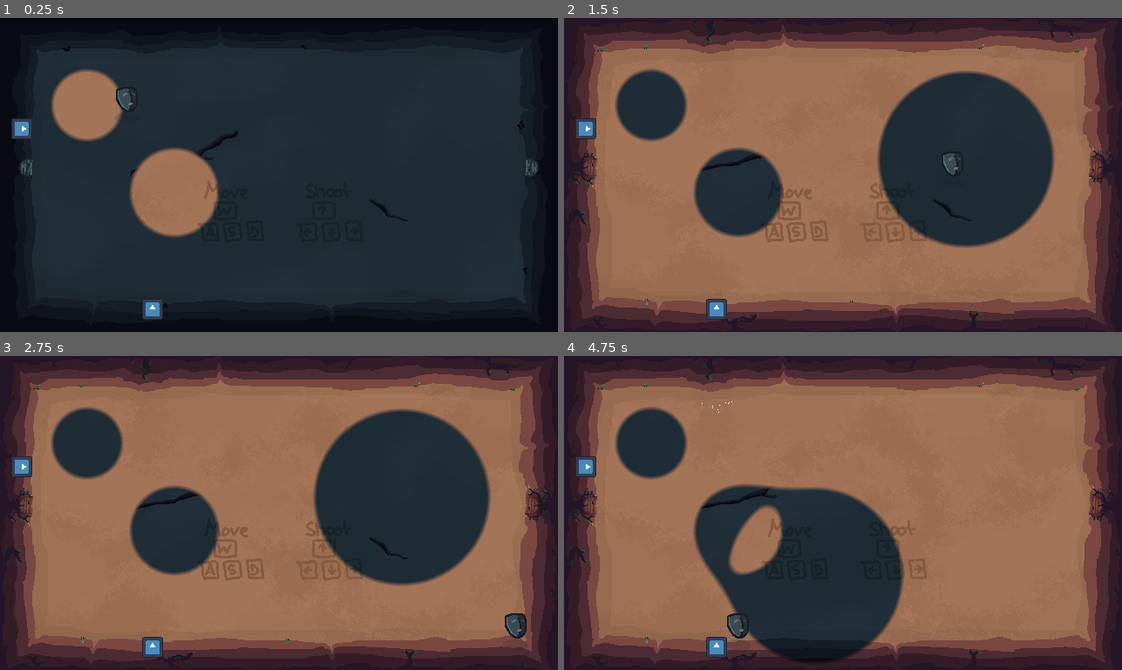
Above: before the commit, frames 1-4 (two rows, left to right).
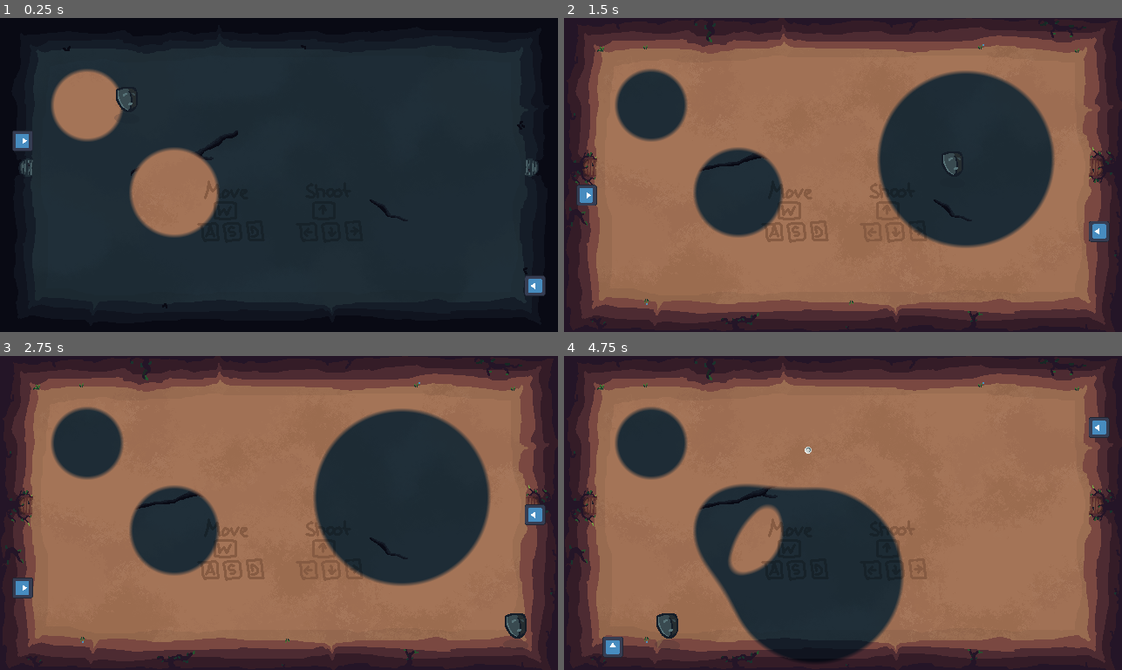
Above: after the commit, the same moments.

Repository: MarcelBlasius/Global-Game-Jam-2026
Game: Godot game, scene res://scenes/marcel/mbl_main_scene.tscn
Same seed, same stepped clock (60 frames per second), same inputs: the game is played once before the commit and once after it. This scene is started directly instead of the project's main scene. The engine's default icon, where the game draws it, is replaced by a stand-in: a white triangle on a blue panel in a dark square.
Inputs (mouse positions are in pixels of both pictures, inside the frame that each line leads up to):
- Up to frame 1 (0.25 s): no input
- Up to frame 2 (1.5 s): tap Enter at 0.5 s; move the mouse to (965, 159) at 0.52 s; hold D (right) 0.53-1.28 s; tap Shift at 0.6 s; click (965, 159) at 0.67 s; move the mouse to (731, 190) at 1.27 s; hold S (down) from 1.28 s (still down); tap Ctrl at 1.35 s
- Up to frame 3 (2.75 s): move the mouse to (334, 443) at 2.02 s; release S (down) at 2.03 s; hold D (right) from 2.03 s (still down); tap Shift at 2.1 s
- Up to frame 4 (4.75 s): move the mouse to (815, 575) at 2.77 s; release D (right) at 2.78 s; hold Up (shoot up) 2.78-3.53 s; tap Ctrl at 2.85, 4.35 s; click (815, 575) at 2.92 s; move the mouse to (1010, 560) at 3.52 s; hold A (left) from 3.53 s (still down); tap Shift at 3.6 s; move the mouse to (675, 465) at 4.27 s

The runs differ from the first frame. In frame 1, 0.8% of the frame differs, in the area x 2-98%, y 31-96%; in frame 2, 1.0%; in frame 3, 0.9%; in frame 4, 1.5%, in the area x 2-98%, y 14-97%.

Commit message:
arrow trap

Diff:
--- a/spectra/scenes/marcel/mbl_main_scene.tscn
+++ b/spectra/scenes/marcel/mbl_main_scene.tscn
@@ -84,10 +84,10 @@
 parameters/looping = true
 
 [node name="ArrowTrap" parent="." unique_id=494595754 instance=ExtResource("9_57b7u")]
-position = Vector2(25, 127)
+position = Vector2(26, 130)
 rotation = 1.5707964
 fire_rate = 3.0
 
 [node name="ArrowTrap2" parent="." unique_id=420388319 instance=ExtResource("9_57b7u")]
-position = Vector2(175, 334)
+position = Vector2(622, 318)
 fire_rate = 4.5
--- a/spectra/scenes/traps/arrow_trap.tscn
+++ b/spectra/scenes/traps/arrow_trap.tscn
@@ -3,10 +3,10 @@
 [ext_resource type="Script" uid="uid://b81v06w2wjjhk" path="res://scripts/arrow_trap.gd" id="1_3l0u4"]
 [ext_resource type="Texture2D" uid="uid://bursdnrr6dso4" path="res://icon.svg" id="2_gfvr7"]
 
-[sub_resource type="PhysicsMaterial" id="PhysicsMaterial_buurg"]
+[sub_resource type="RectangleShape2D" id="RectangleShape2D_3l0u4"]
+size = Vector2(7.666663, 10.333332)
 
-[node name="ArrowTrap" type="StaticBody2D" unique_id=420388319]
-physics_material_override = SubResource("PhysicsMaterial_buurg")
+[node name="ArrowTrap" type="CharacterBody2D" unique_id=1298705077]
 script = ExtResource("1_3l0u4")
 fire_rate = 4.0
 
@@ -14,11 +14,16 @@
 scale = Vector2(0.1875, 0.1875)
 texture = ExtResource("2_gfvr7")
 
-[node name="CollisionPolygon2D" type="CollisionPolygon2D" parent="." unique_id=2040087400]
+[node name="CollisionPolygon2D" type="CollisionShape2D" parent="." unique_id=466469136]
+position = Vector2(-12.281251, -12.03125)
 scale = Vector2(0.1875, 0.1875)
-polygon = PackedVector2Array(59.1, -64, -59, -64, -63.8, -59, -64, 61, -60.3, 64, 59.6, 64, 63.9, 59, 64, -61.1)
+shape = SubResource("RectangleShape2D_3l0u4")
 
 [node name="ShootTimer" type="Timer" parent="." unique_id=1316644018]
 one_shot = true
 
+[node name="RotationCooldown" type="Timer" parent="." unique_id=1092714016]
+wait_time = 0.5
+one_shot = true
+
 [connection signal="ready" from="." to="." method="_on_ready"]
--- a/spectra/scripts/arrow_trap.gd
+++ b/spectra/scripts/arrow_trap.gd
@@ -1,14 +1,44 @@
-extends StaticBody2D
+extends CharacterBody2D
 
 const bullet_scene = preload("res://scenes/bullet.tscn")
 
+@export var movement_speed: float = 50
 @export var fire_rate: float = 0.5 # seconds
 @onready var shoot_timer = $ShootTimer
+@onready var rotaiton_cooldown = $RotationCooldown
 @onready var sprite = $Sprite2D
 
+var direction: Vector2
+var last_collision : int
+var before_last_collision: int
 
+func cooldown_collider():
+	var own_collider = $CollisionPolygon2D
+	own_collider.disabled = true
+	await get_tree().create_timer(1.5).timeout
+	own_collider.disabled = false
+
+func move():
+	var collided = move_and_slide()
+
+	if collided && rotaiton_cooldown.is_stopped():
+		var collision = get_last_slide_collision()
+		var collider = collision.get_collider()
+
+		if collider.is_in_group("environment"):
+			var normal = collision.get_normal()
+			global_position += normal * 2.0
+			direction = direction.orthogonal()
+			rotaiton_cooldown.start(3)
+			cooldown_collider()
+
+			self.rotate(-deg_to_rad(90))
+
+	velocity = direction * movement_speed
 
 func _physics_process(_delta: float):
+	move()
+
 	if !shoot_timer.is_stopped(): return
 
 	var size = sprite.get_rect().size * sprite.scale
@@ -16,6 +46,7 @@
 
 	spawn_bullet(-transform.y, -offset)
 	shoot_timer.start(fire_rate)
+
 
 func spawn_bullet(dir: Vector2, offset: Vector2):
 	var bullet = bullet_scene.instantiate()
@@ -27,5 +58,5 @@
 
 
 func _on_ready() -> void:
-	# initial delay
+	direction = transform.x
 	shoot_timer.start(randf_range(2.0, 5.0))
Not shown: 1 places in spectra/scenes/enemy.tscn that only renumber resources
